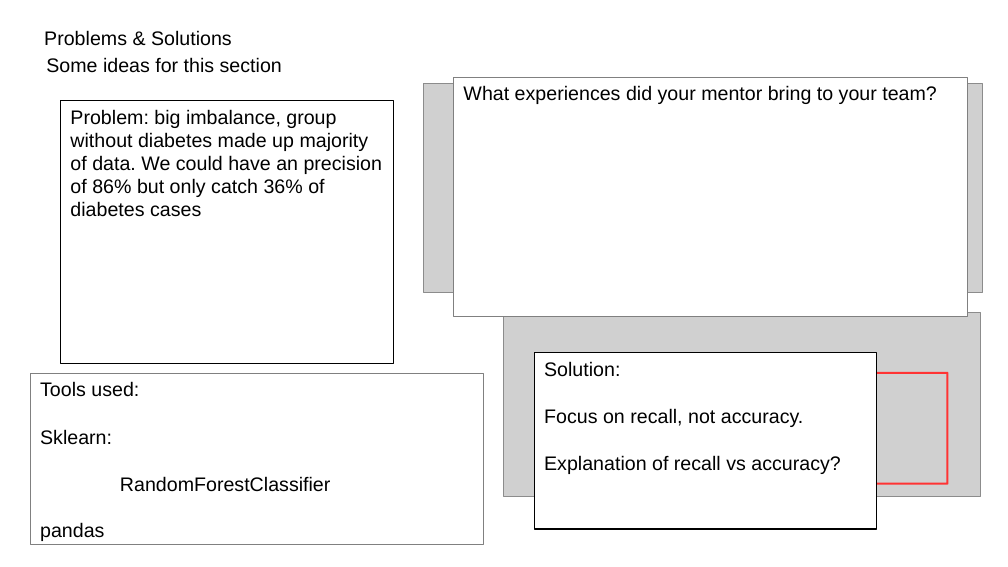
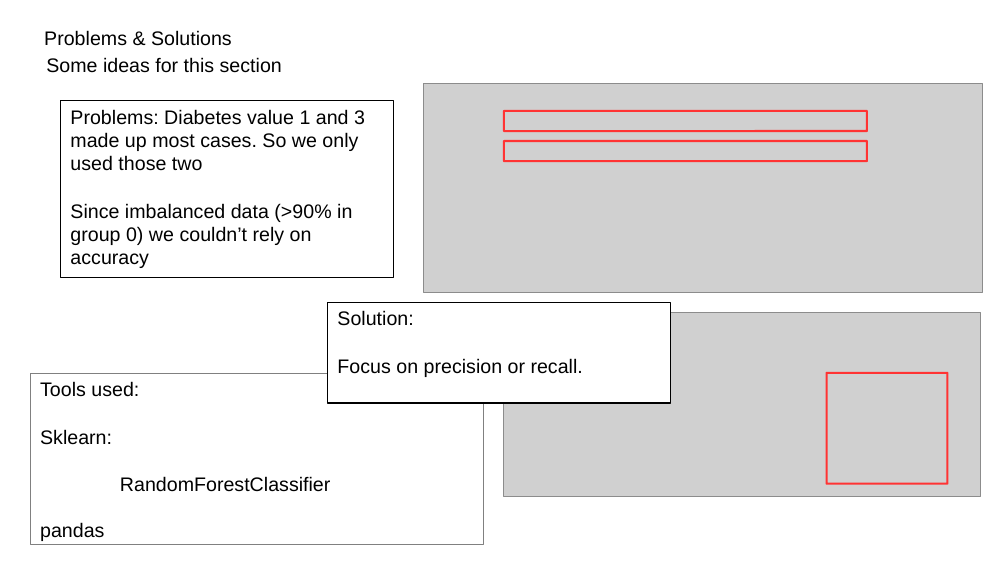
Before and after one commit to Blubberbrumm/Techlabs-ds-2, a slide deck: slide 5 of Diabetes_pitch.ppt. Drawn at 1008x567 pixels with LibreOffice and Linux fonts; fonts in the diff are those of the drawing; grey boxes stand for pictures; background and template pictures are left out. Boxes give left, top, right and bottom in pixels: in the first picture for what was removed or moved away, otherwise in the second. Text is boxed around its words. In the diff, an @@ line names an element or a change of style, - is before the commit and + after.

```diff
--- a/Diabetes_pitch.ppt
+++ b/Diabetes_pitch.ppt
@@ rectangle removed at bbox=[454, 78, 968, 317] @@
-What experiences did your mentor bring to your team?
@@ rectangle "Problems: Diabetes value 1 and ...": place and size @@
-rectangle "Problems: Diabetes value 1 and ..." at bbox=[60, 101, 393, 364]
+rectangle "Problems: Diabetes value 1 and ..." at bbox=[60, 101, 393, 277]
@@ text in rectangle at bbox=[70, 109, 365, 268]: text changed @@
-Problem: big imbalance, group without diabetes made up majority of data. We could have an precision of 86% but only catch 36% of diabetes cases
+Problems: Diabetes value 1 and 3 made up most cases. So we only used those two
+Since imbalanced data (>90% in group 0) we couldn’t rely on accuracy
@@ rounded rectangle added at bbox=[504, 111, 867, 131], outline #FF3333 1.45 pt @@
@@ rounded rectangle added at bbox=[504, 141, 867, 161], outline #FF3333 1.45 pt @@
@@ rectangle "Solution:": place and size @@
-rectangle "Solution:" at bbox=[534, 353, 877, 529]
+rectangle "Solution:" at bbox=[328, 302, 670, 403]
@@ text in rectangle at bbox=[337, 358, 583, 377]: text changed @@
-Focus on recall, not accuracy.
-Explanation of recall vs accuracy?
+Focus on precision or recall.
```
Also in this commit, not shown: 3 other slides changed, 1 slide added, 1 slide removed.
